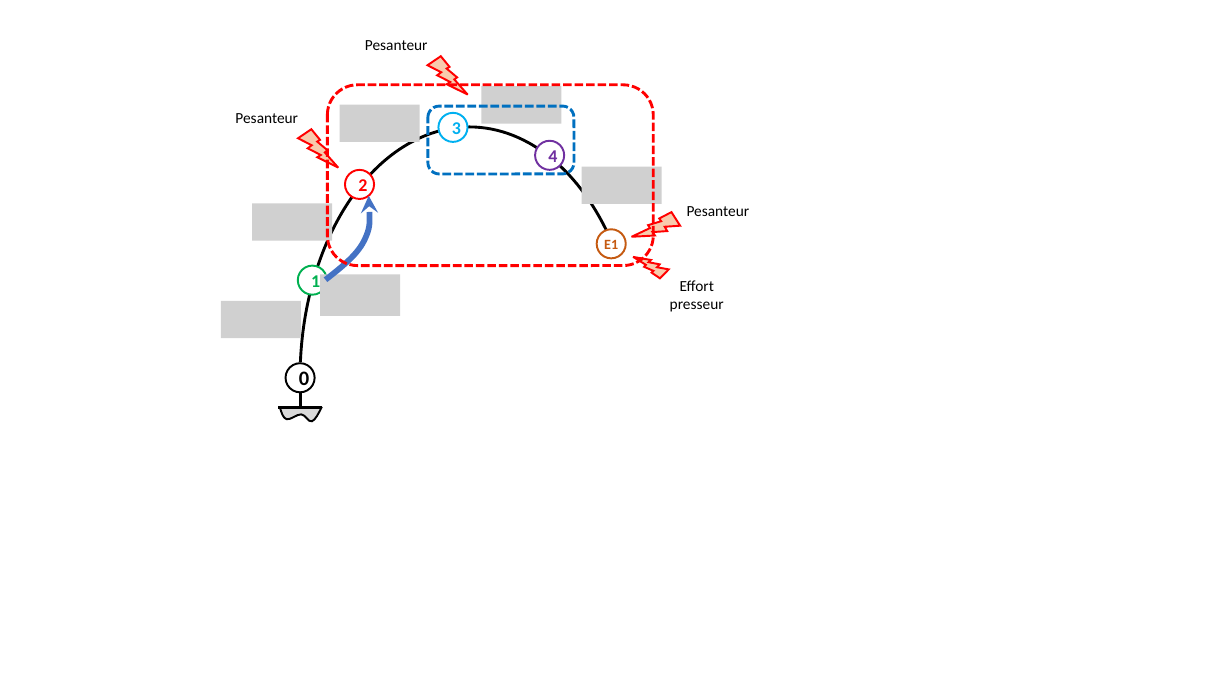
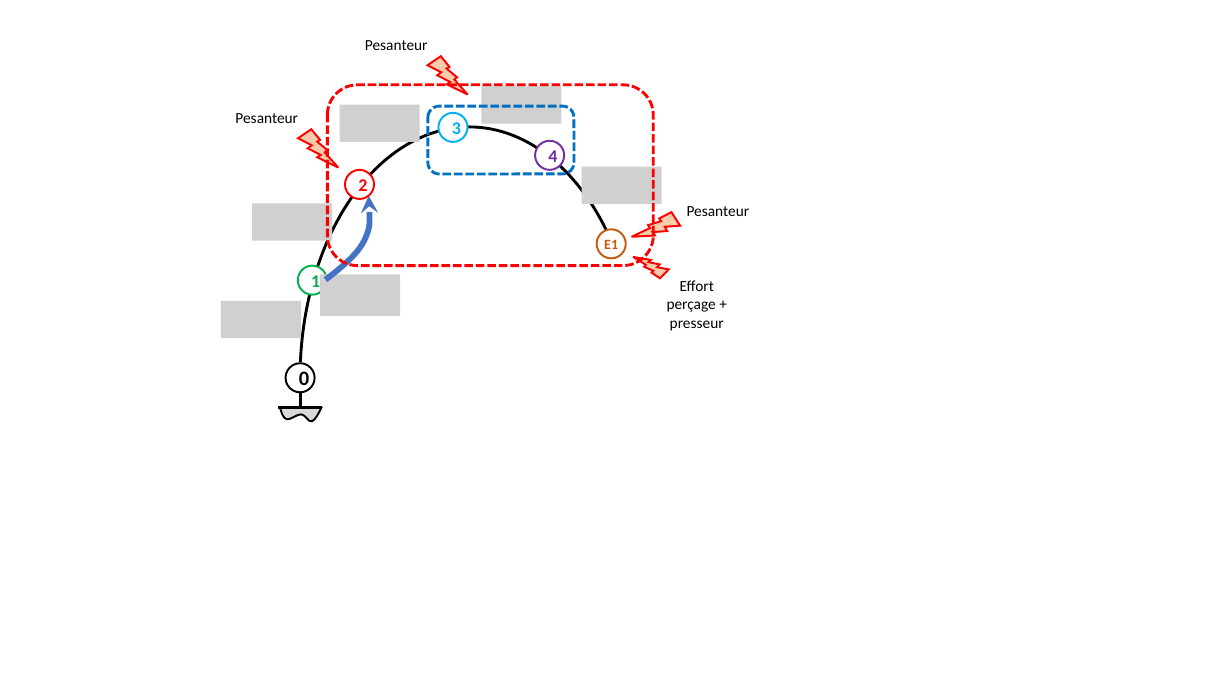
Before and after one commit to xpessoles/ExercicesCompetences, a slide deck: slide 16 of MecanismesDeBase/Figures.pptx. Drawn at 1232x693 pixels with LibreOffice and Linux fonts; fonts in the diff are those of the drawing; grey boxes stand for pictures. Boxes give left, top, right and bottom in pixels: in the first picture for what was removed or moved away, otherwise in the second. Text is boxed around its words. In the diff, an @@ line names an element or a change of style, - is before the commit and + after.

```diff
--- a/MecanismesDeBase/Figures.pptx
+++ b/MecanismesDeBase/Figures.pptx
@@ text at [667, 280, 724, 331]: text changed @@
-Effort presseur
+Effort perçage + presseur
```
Also in this commit, not shown: 1 other file.
